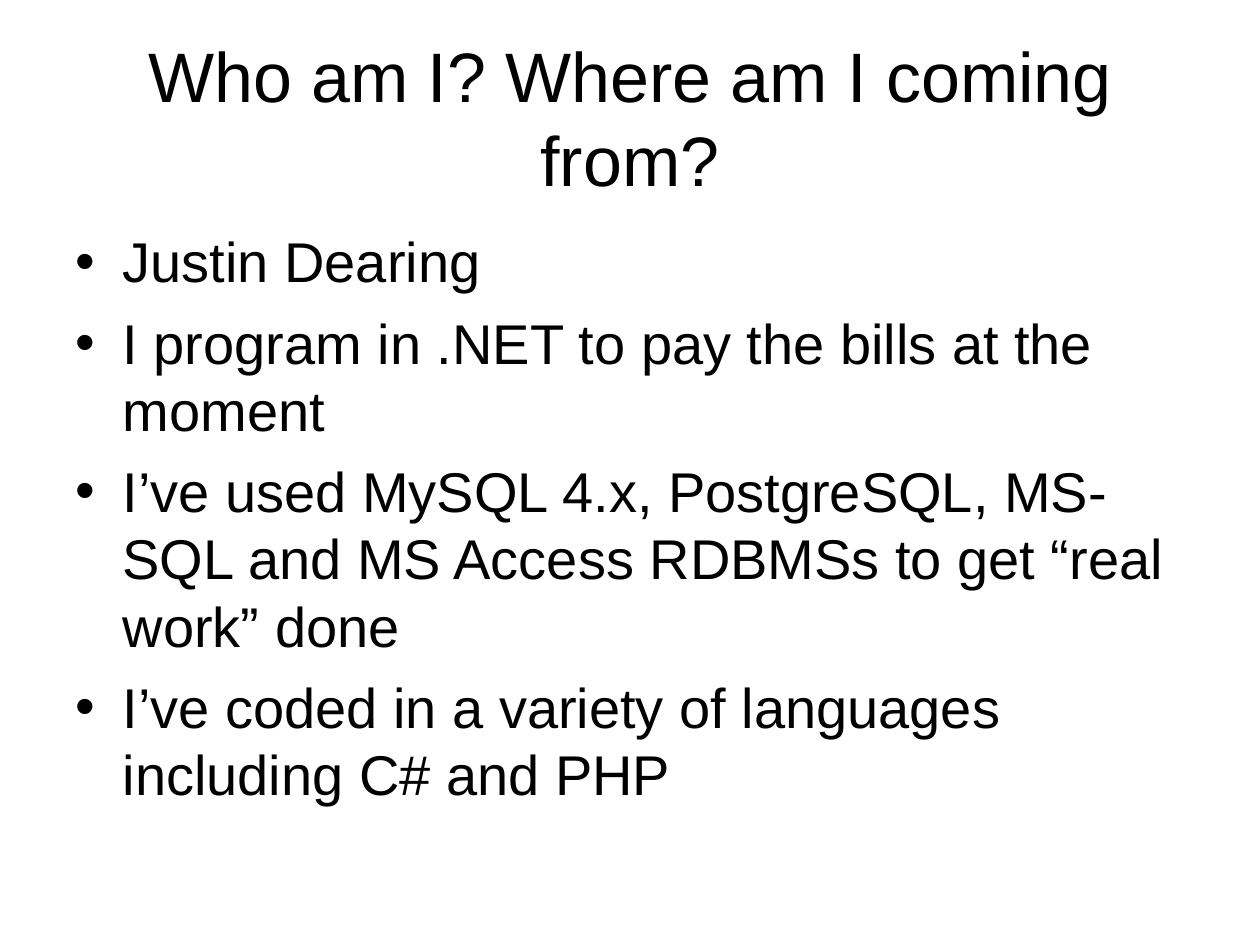
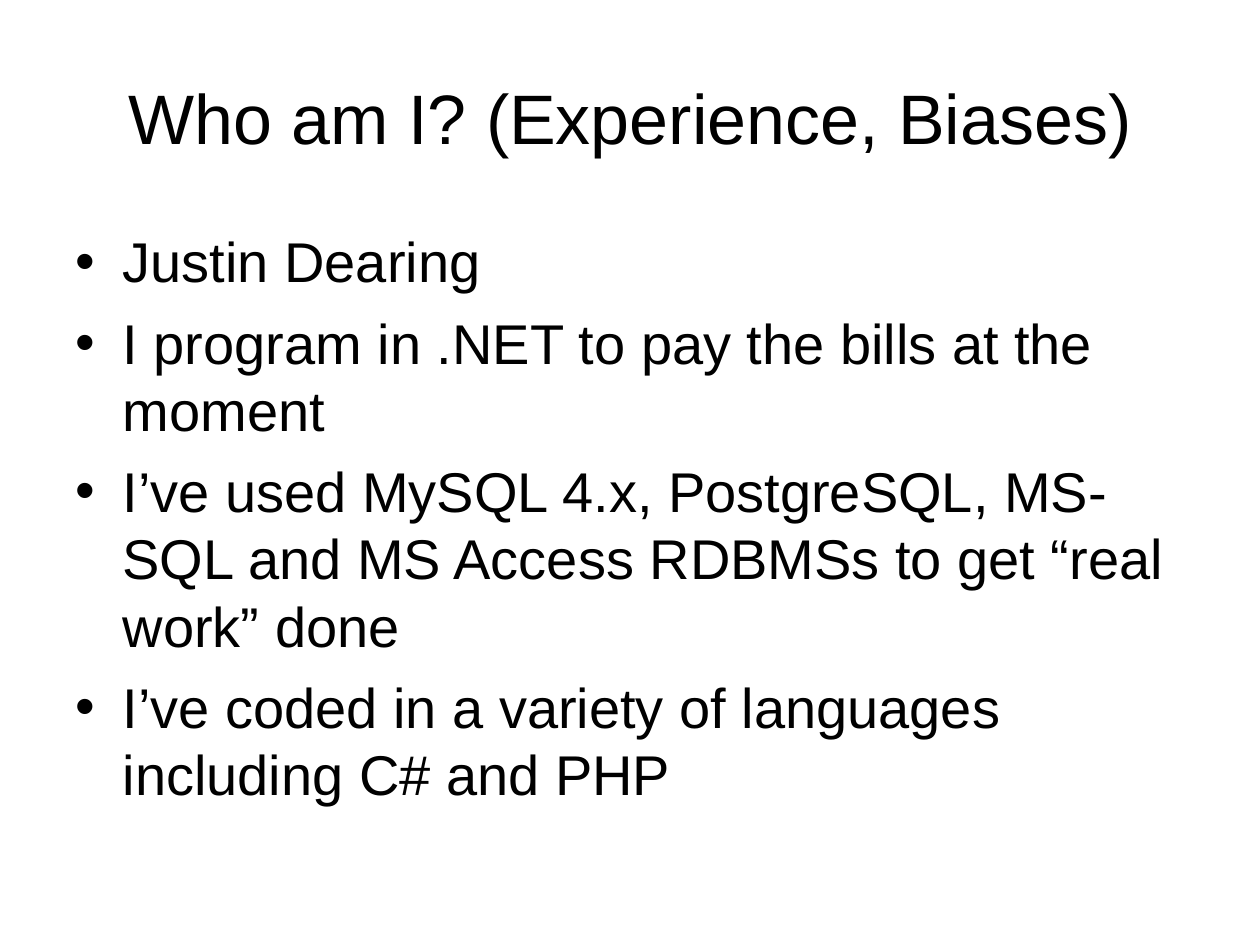
Before and after one commit to LIPHP/Employee-Contact-List, a slide deck: slide 4 of Docs/Using Microsoft SQL Server with PHP.ppt. Drawn at 1260x945 pixels with LibreOffice and Linux fonts; fonts in the diff are those of the drawing. Boxes give left, top, right and bottom in pixels: in the first picture for what was removed or moved away, otherwise in the second. Text is boxed around its words. In the diff, an @@ line names an element or a change of style, - is before the commit and + after.

```diff
--- a/Docs/Using Microsoft SQL Server with PHP.ppt
+++ b/Docs/Using Microsoft SQL Server with PHP.ppt
@@ title at bbox=[129, 93, 1131, 157]: text changed @@
-Who am I? Where am I coming from?
+Who am I? (Experience, Biases)
```
Also in this commit, not shown: 8 other slides changed, 3 slides added, 1 other file.
